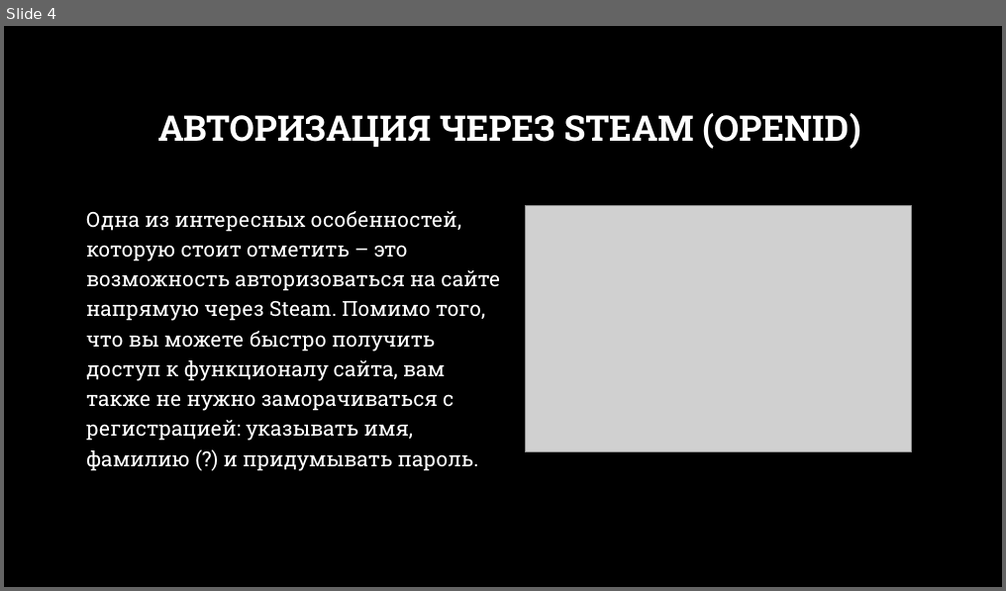
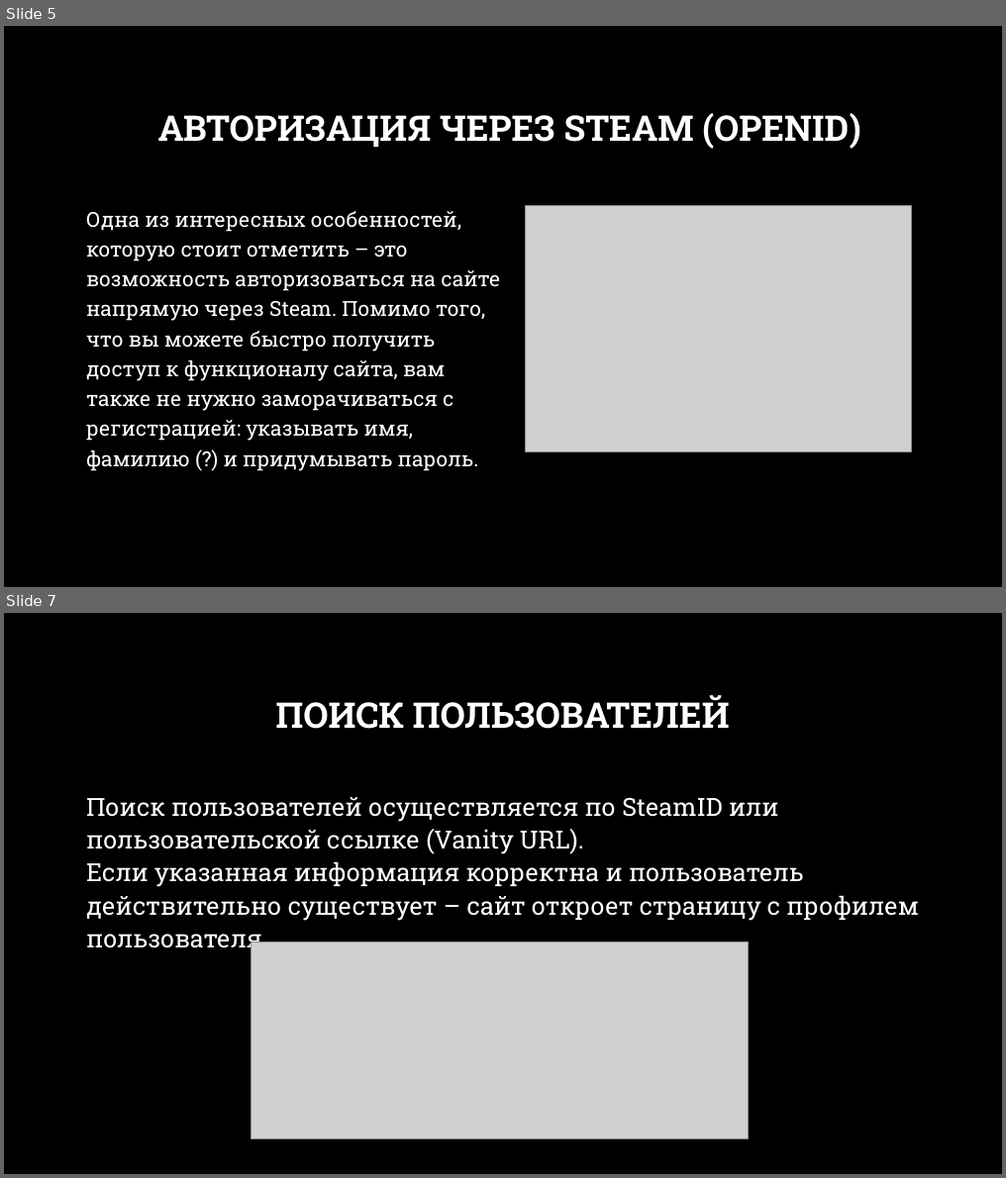
Before and after one commit to Andrey0828/Steamscroller, a slide deck: doc/Steamscroller.PPTX. Shown one above the other, each under a label of ours: slide 4 before the commit, slides 5 and 7 after it; the slides between them are not shown. The pictures are 1006x591 and 1006x1178 pixels, drawn with LibreOffice and Linux fonts; fonts in the diff are those of the drawing; grey boxes stand for pictures; background and template pictures are left out. Boxes give left, top, right and bottom in pixels: in the first picture for what was removed or moved away, otherwise in the second. Text is boxed around its words. In the diff, an @@ line names an element or a change of style, - is before the commit and + after.

```diff
--- a/doc/Steamscroller.PPTX
+++ b/doc/Steamscroller.PPTX
@@ slide 7 added at box(4, 613, 1002, 1174), background picture (left out) @@
@@ title added at box(275, 695, 730, 729), 34 pt, text #FFFFFF, bold @@
+ПОИСК ПОЛЬЗОВАТЕЛЕЙ
@@ text added at box(86, 797, 919, 921), 24 pt, text #FFFFFF @@
+Поиск пользователей осуществляется по SteamID или пользовательской ссылке (Vanity URL).
+Если указанная информация корректна и пользователь действительно существует – сайт откроет страницу с профилем пользователя.
@@ picture added at box(252, 943, 748, 1140) @@
@@ what was slide 4 is now slide 5 @@
```
Also in this commit, not shown: 1 slide changed, 6 other slides added.
